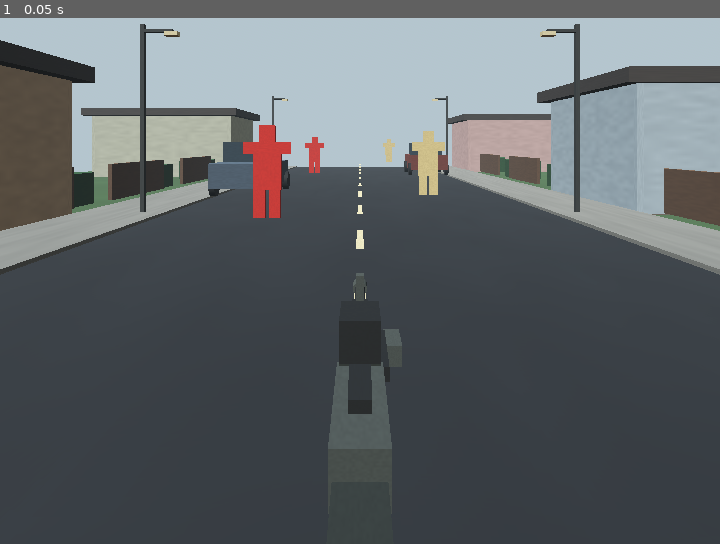
Above: before the commit, frame 1.
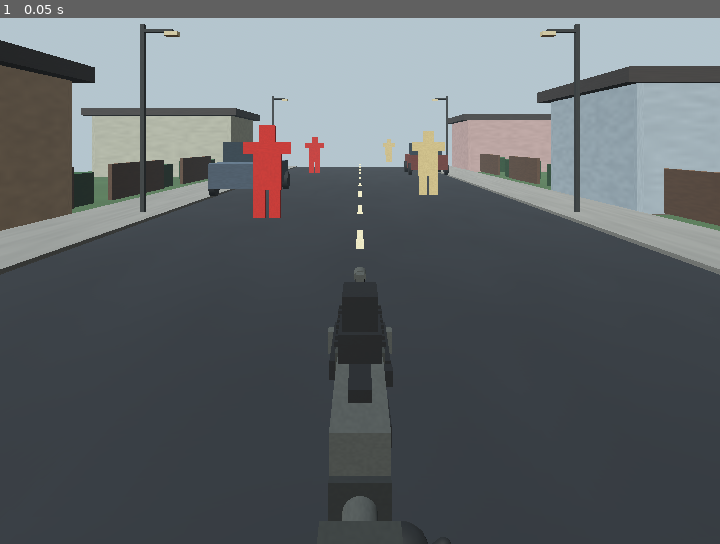
Above: after the commit, the same moment.

Repository: goldenroar1804-dev/Iron-veil
Game: Godot game, scene res://scenes/main.tscn
Two runs of this game, one before a commit and one after it. Both use one fixed random seed, a clock stepped at 60 frames per second and the inputs below.
Inputs:
- Up to frame 1 (0.05 s): no input

The runs differ from the first frame. In frame 1, 0.5% of the frame differs, in the area x 45-63%, y 47-100%.

Commit message:
Improve M4 carbine model, wrapped VR grip hand, and layered muzzle flash

Diff:
--- a/scripts/main.gd
+++ b/scripts/main.gd
@@ -81,32 +81,37 @@
 # ---------------------------------------------------------------------------
 
 func _build_hands() -> void:
-    # The support hand follows the left controller. The firing hand is modeled
-    # around the rifle grip so it remains visually wrapped around the weapon.
-    _make_gloved_hand(left_controller, Vector3(0.0, -0.035, -0.10), false)
-
-func _make_gloved_hand(parent: Node3D, hand_offset: Vector3, is_gripping: bool) -> void:
+    _make_support_hand(left_controller)
+
+func _make_support_hand(parent: Node3D) -> void:
     var hand := Node3D.new()
-    hand.name = "GlovedHand"
-    hand.position = hand_offset
+    hand.name = "SupportGlovedHand"
+    hand.position = Vector3(0.0, -0.035, -0.10)
     parent.add_child(hand)
-    var glove := Color(0.10, 0.12, 0.11)
-    var cuff := Color(0.20, 0.22, 0.19)
-    # Palm lies across the controller; fingers extend forward along local -Z.
-    _add_hand_piece(hand, "Palm", Vector3(0.105, 0.045, 0.13), Vector3(0, 0, 0), glove)
-    _add_hand_piece(hand, "WristCuff", Vector3(0.09, 0.06, 0.065), Vector3(0, 0, 0.085), cuff)
+    _build_gripping_glove(hand, false)
+
+func _build_gripping_glove(parent: Node3D, around_grip: bool) -> void:
+    var glove := Color(0.075, 0.085, 0.078)
+    var fabric := Color(0.16, 0.18, 0.15)
+    # Rounded palm and cuff; fingers are curved capsule segments, not blocks.
+    _add_hand_capsule(parent, "Palm", 0.052, 0.105, Vector3(0, 0, 0), glove)
+    _add_hand_capsule(parent, "Wrist", 0.044, 0.07, Vector3(0, 0, 0.09), fabric)
     for i in range(4):
-        var x := (float(i) - 1.5) * 0.026
-        var finger_length := 0.09 if i == 1 or i == 2 else 0.075
-        _add_hand_piece(hand, "Finger_%d" % i, Vector3(0.021, 0.025, finger_length), Vector3(x, -0.002, -0.095), glove)
-    var thumb := _add_hand_piece(hand, "Thumb", Vector3(0.028, 0.03, 0.085), Vector3(0.068, -0.005, -0.005), glove)
-    thumb.rotation_degrees.y = -38.0
-
-func _add_hand_piece(parent: Node3D, label: String, dimensions: Vector3, location: Vector3, tint: Color) -> MeshInstance3D:
+        var x := (float(i) - 1.5) * 0.024
+        _add_hand_capsule(parent, "FingerBase_%d" % i, 0.012, 0.060, Vector3(x, -0.018, -0.060), glove)
+        var tip := _add_hand_capsule(parent, "FingerCurl_%d" % i, 0.011, 0.050, Vector3(x * 0.72, -0.045, -0.090), glove)
+        tip.rotation_degrees.x = -48.0
+    var thumb := _add_hand_capsule(parent, "Thumb", 0.014, 0.080, Vector3(0.058, -0.012, -0.025), glove)
+    thumb.rotation_degrees = Vector3(0, 0, -55)
+    if around_grip:
+        parent.rotation_degrees = Vector3(-8, 0, 0)
+
+func _add_hand_capsule(parent: Node3D, label: String, radius: float, length: float, location: Vector3, tint: Color) -> MeshInstance3D:
     var part := MeshInstance3D.new()
     part.name = label
-    var mesh := BoxMesh.new()
-    mesh.size = dimensions
+    var mesh := CapsuleMesh.new()
+    mesh.radius = radius
+    mesh.height = length
     part.mesh = mesh
     part.position = location
     part.material_override = _material(tint)
@@ -115,8 +120,7 @@
 
 func _build_rifle() -> void:
     rifle = Node3D.new()
-    rifle.name = "Detailed_VR_Carbine"
-    # Local forward is -Z. This offset puts the stock near the right shoulder.
+    rifle.name = "M4A1_Carbine"
     rifle.position = Vector3(0.025, -0.11, -0.22)
     rifle.rotation_degrees = Vector3(-4.0, 0.0, 0.0)
     add_child(rifle)
@@ -125,62 +129,86 @@
     rifle.global_position = xr_camera.global_position + forward.normalized() * 0.85 + Vector3(0, -0.55, 0)
     rifle.global_rotation = xr_camera.global_rotation
 
-    var dark := Color(0.075, 0.085, 0.08)
-    var polymer := Color(0.13, 0.15, 0.13)
-    var metal := Color(0.22, 0.24, 0.22)
-    var glass := Color(0.035, 0.07, 0.055)
-
-    # Receiver, upper/lower split, handguard, barrel and muzzle.
-    _add_weapon_box(rifle, "UpperReceiver", Vector3(0.105, 0.105, 0.34), Vector3(0, 0, -0.17), metal)
-    _add_weapon_box(rifle, "LowerReceiver", Vector3(0.105, 0.105, 0.25), Vector3(0, -0.095, -0.15), polymer)
-    _add_weapon_box(rifle, "Handguard", Vector3(0.095, 0.105, 0.34), Vector3(0, 0.005, -0.49), polymer)
-    _add_weapon_cylinder(rifle, "Barrel", 0.018, 0.54, Vector3(0, 0.012, -0.83), dark)
-    _add_weapon_cylinder(rifle, "MuzzleDevice", 0.026, 0.075, Vector3(0, 0.012, -1.12), metal)
-    _add_weapon_box(rifle, "Stock", Vector3(0.085, 0.12, 0.30), Vector3(0, -0.015, 0.22), polymer)
-    _add_weapon_box(rifle, "ButtPad", Vector3(0.095, 0.14, 0.035), Vector3(0, -0.015, 0.37), dark)
-    _add_weapon_box(rifle, "PistolGrip", Vector3(0.065, 0.17, 0.085), Vector3(0, -0.19, -0.09), dark)
-    _add_weapon_box(rifle, "Magazine", Vector3(0.075, 0.24, 0.105), Vector3(0, -0.22, -0.20), dark)
-    _add_weapon_box(rifle, "MagazineBase", Vector3(0.082, 0.025, 0.11), Vector3(0, -0.35, -0.20), metal)
-
-    # Top rail, optic, backup sights and side accessory.
-    _add_weapon_box(rifle, "TopRail", Vector3(0.045, 0.025, 0.62), Vector3(0, 0.075, -0.40), dark)
-    _add_weapon_box(rifle, "OpticBody", Vector3(0.085, 0.085, 0.14), Vector3(0, 0.15, -0.27), dark)
-    _add_weapon_box(rifle, "OpticLens", Vector3(0.07, 0.065, 0.008), Vector3(0, 0.15, -0.345), glass)
-    _add_weapon_box(rifle, "FrontSight", Vector3(0.025, 0.075, 0.035), Vector3(0, 0.13, -0.68), metal)
-    _add_weapon_box(rifle, "SideRail", Vector3(0.025, 0.035, 0.25), Vector3(0.058, 0.0, -0.52), dark)
-    _add_weapon_box(rifle, "Flashlight", Vector3(0.045, 0.055, 0.13), Vector3(0.09, -0.015, -0.60), metal)
-    _add_weapon_box(rifle, "TriggerGuard", Vector3(0.075, 0.018, 0.09), Vector3(0, -0.16, -0.09), metal)
-
-    # The right glove is attached to the rifle grip; the left glove tracks its controller.
+    var black := Color(0.045, 0.052, 0.048)
+    var receiver := Color(0.105, 0.115, 0.105)
+    var polymer := Color(0.15, 0.16, 0.14)
+    var steel := Color(0.23, 0.24, 0.22)
+    var glass := Color(0.025, 0.075, 0.065)
+
+    # M4-style silhouette: adjustable stock, buffer tube, split receiver,
+    # curved magazine, quad-rail handguard, front sight and muzzle device.
+    _add_weapon_cylinder(rifle, "BufferTube", 0.027, 0.23, Vector3(0, 0.0, 0.19), steel)
+    _add_weapon_box(rifle, "AdjustableStock", Vector3(0.105, 0.14, 0.26), Vector3(0, -0.005, 0.31), polymer)
+    _add_weapon_box(rifle, "RubberButtPad", Vector3(0.11, 0.15, 0.025), Vector3(0, -0.005, 0.445), black)
+    _add_weapon_box(rifle, "LowerReceiver", Vector3(0.105, 0.13, 0.24), Vector3(0, -0.075, -0.13), receiver)
+    _add_weapon_box(rifle, "UpperReceiver", Vector3(0.105, 0.095, 0.34), Vector3(0, 0.015, -0.20), steel)
+    _add_weapon_box(rifle, "EjectionPort", Vector3(0.008, 0.042, 0.105), Vector3(0.056, -0.005, -0.19), black)
+    _add_weapon_box(rifle, "ForwardAssist", Vector3(0.025, 0.035, 0.035), Vector3(0.06, 0.035, -0.31), black)
+    _add_weapon_box(rifle, "QuadRailHandguard", Vector3(0.115, 0.12, 0.37), Vector3(0, 0.01, -0.53), polymer)
+    _add_weapon_cylinder(rifle, "OuterBarrel", 0.018, 0.58, Vector3(0, 0.01, -0.99), black)
+    _add_weapon_cylinder(rifle, "FrontBarrelCollar", 0.027, 0.045, Vector3(0, 0.01, -0.78), steel)
+    _add_weapon_cylinder(rifle, "A2BirdcageFlashHider", 0.026, 0.075, Vector3(0, 0.01, -1.30), steel)
+    _add_weapon_box(rifle, "TopPicatinnyRail", Vector3(0.045, 0.025, 0.76), Vector3(0, 0.08, -0.50), black)
+    _add_weapon_box(rifle, "CarryHandleOpticMount", Vector3(0.09, 0.06, 0.13), Vector3(0, 0.13, -0.28), black)
+    _add_weapon_box(rifle, "RedDotOptic", Vector3(0.075, 0.085, 0.12), Vector3(0, 0.19, -0.29), black)
+    _add_weapon_box(rifle, "OpticLens", Vector3(0.065, 0.062, 0.006), Vector3(0, 0.19, -0.354), glass)
+    _add_weapon_box(rifle, "FrontSightPost", Vector3(0.022, 0.075, 0.025), Vector3(0, 0.13, -0.69), steel)
+    _add_weapon_box(rifle, "FrontSightWings", Vector3(0.10, 0.018, 0.025), Vector3(0, 0.12, -0.69), steel)
+    _add_weapon_box(rifle, "PistolGrip", Vector3(0.065, 0.18, 0.09), Vector3(0, -0.19, -0.09), black)
+    _add_weapon_box(rifle, "TriggerGuard", Vector3(0.075, 0.018, 0.095), Vector3(0, -0.155, -0.11), steel)
+    _add_weapon_box(rifle, "Trigger", Vector3(0.012, 0.045, 0.018), Vector3(0, -0.15, -0.12), steel)
+    _add_weapon_box(rifle, "MagazineWell", Vector3(0.09, 0.07, 0.11), Vector3(0, -0.15, -0.19), black)
+    _add_weapon_box(rifle, "STANAGMagazine", Vector3(0.075, 0.25, 0.105), Vector3(0, -0.29, -0.20), black)
+    _add_weapon_box(rifle, "MagazineFloorplate", Vector3(0.08, 0.025, 0.11), Vector3(0, -0.425, -0.20), steel)
+    # Rail slots and fasteners add detail without high-cost geometry.
+    for i in range(8):
+        var z := -0.39 - float(i) * 0.039
+        _add_weapon_box(rifle, "RailSlot_%d" % i, Vector3(0.122, 0.012, 0.012), Vector3(0, 0.075, z), black)
+    for side in [-1.0, 1.0]:
+        _add_weapon_box(rifle, "SideRail_%s" % side, Vector3(0.018, 0.045, 0.27), Vector3(side * 0.064, 0.01, -0.53), black)
+        _add_weapon_box(rifle, "HandStop_%s" % side, Vector3(0.035, 0.06, 0.045), Vector3(side * 0.073, -0.01, -0.64), steel)
+
+    # Right hand sits around the pistol grip: palm behind it, fingers curl across it.
     var right_hand := Node3D.new()
-    right_hand.name = "RightGripHand"
-    right_hand.position = Vector3(0.0, -0.19, -0.055)
+    right_hand.name = "RightHand_WrappedAroundPistolGrip"
+    right_hand.position = Vector3(0.075, -0.19, -0.085)
+    right_hand.rotation_degrees = Vector3(0, 0, -10)
     rifle.add_child(right_hand)
-    _make_gloved_hand(right_hand, Vector3.ZERO, true)
-    # The tracked left glove is the support hand; no duplicate static hand is drawn.
-
-    muzzle_flash = MeshInstance3D.new()
-    muzzle_flash.name = "MuzzleFlash_PNG_Sprite"
-    var flash_mesh := QuadMesh.new()
-    flash_mesh.size = Vector2(0.34, 0.16)
-    muzzle_flash.mesh = flash_mesh
-    muzzle_flash.position = Vector3(0, 0.012, -1.24)
-    var flash_material := StandardMaterial3D.new()
-    flash_material.shading_mode = BaseMaterial3D.SHADING_MODE_UNSHADED
-    flash_material.transparency = BaseMaterial3D.TRANSPARENCY_ALPHA
-    flash_material.billboard_mode = BaseMaterial3D.BILLBOARD_ENABLED
-    flash_material.albedo_texture = _create_muzzle_flash_png()
-    flash_material.emission_enabled = true
-    flash_material.emission = Color(1.0, 0.48, 0.08)
-    flash_material.emission_energy_multiplier = 2.0
-    muzzle_flash.material_override = flash_material
-    muzzle_flash.visible = false
-    rifle.add_child(muzzle_flash)
+    _build_gripping_glove(right_hand, true)
+
+    # Three offset, crossed transparent flame cards create a broad layered burst
+    # directly at the muzzle rather than a thin line.
+    var flash_textures: Array[Texture2D] = [
+        _create_muzzle_flash_png(Color(1.0, 0.58, 0.10), 1.0),
+        _create_muzzle_flash_png(Color(1.0, 0.24, 0.025), 0.78),
+        _create_muzzle_flash_png(Color(1.0, 0.88, 0.48), 0.48)
+    ]
+    for i in range(3):
+        var card := MeshInstance3D.new()
+        card.name = "MuzzleFlash_Layer_%d" % i
+        var quad := QuadMesh.new()
+        quad.size = Vector2(0.34 + float(i) * 0.15, 0.20 + float(i) * 0.07)
+        card.mesh = quad
+        card.position = Vector3(0, 0.01, -1.36 - float(i) * 0.012)
+        card.rotation_degrees.y = float(i) * 27.0
+        var mat := StandardMaterial3D.new()
+        mat.shading_mode = BaseMaterial3D.SHADING_MODE_UNSHADED
+        mat.transparency = BaseMaterial3D.TRANSPARENCY_ALPHA
+        mat.billboard_mode = BaseMaterial3D.BILLBOARD_ENABLED
+        mat.albedo_texture = flash_textures[i]
+        mat.emission_enabled = true
+        mat.emission = Color(1.0, 0.42, 0.08)
+        mat.emission_energy_multiplier = 2.5
+        card.material_override = mat
+        card.visible = false
+        rifle.add_child(card)
+        if i == 0:
+            muzzle_flash = card
     muzzle_light = OmniLight3D.new()
-    muzzle_light.light_color = Color(1.0, 0.55, 0.18)
+    muzzle_light.light_color = Color(1.0, 0.48, 0.12)
     muzzle_light.light_energy = 0.0
-    muzzle_light.omni_range = 4.0
-    muzzle_light.position = muzzle_flash.position
+    muzzle_light.omni_range = 4.5
+    muzzle_light.position = Vector3(0, 0.01, -1.38)
     rifle.add_child(muzzle_light)
 
 func _add_weapon_box(parent: Node3D, label: String, dimensions: Vector3, location: Vector3, tint: Color) -> void:
@@ -200,6 +228,7 @@
     mesh.top_radius = radius
     mesh.bottom_radius = radius
     mesh.height = length
+    mesh.radial_segments = 16
     part.mesh = mesh
     part.position = location
     part.rotation_degrees.x = 90.0
@@ -208,17 +237,16 @@
 
 func _update_weapon_grab() -> void:
     var right_grip := right_controller.is_button_pressed("grip")
-    var any_grip := right_grip
-    if not rifle_held and any_grip and right_controller.global_position.distance_to(rifle.global_position) < 1.0:
-        rifle.reparent(right_controller, true)
+    if not rifle_held and right_grip:
+        rifle.reparent(right_controller, false)
         rifle.position = Vector3(0.025, -0.11, -0.22)
         rifle.rotation_degrees = Vector3(-4.0, 0.0, 0.0)
         rifle_held = true
-        print("IRON VEIL: rifle picked up")
+        print("IRON VEIL: M4 grip acquired")
     elif rifle_held and grip_was_pressed and not right_grip:
         rifle.reparent(self, true)
         rifle_held = false
-        print("IRON VEIL: rifle dropped")
+        print("IRON VEIL: M4 released")
     grip_was_pressed = right_grip
 
 func _update_firing() -> void:
@@ -231,16 +259,20 @@
 func _fire_rifle() -> void:
     if rifle == null or not rifle_held:
         return
-    muzzle_flash.visible = true
-    muzzle_light.light_energy = 3.5
-    get_tree().create_timer(0.06).timeout.connect(func():
-        if is_instance_valid(muzzle_flash):
-            muzzle_flash.visible = false
+    for child in rifle.get_children():
+        if child.name.begins_with("MuzzleFlash_Layer_"):
+            child.visible = true
+    muzzle_light.light_energy = 4.0
+    get_tree().create_timer(0.075).timeout.connect(func():
+        if is_instance_valid(rifle):
+            for child in rifle.get_children():
+                if child.name.begins_with("MuzzleFlash_Layer_"):
+                    child.visible = false
             muzzle_light.light_energy = 0.0
     )
     gun_audio.global_position = rifle.global_position
     gun_audio.play()
-    var muzzle := rifle.global_position + (-rifle.global_transform.basis.z * 1.18)
+    var muzzle := rifle.global_position + (-rifle.global_transform.basis.z * 1.40)
     var direction := -rifle.global_transform.basis.z.normalized()
     var query := PhysicsRayQueryParameters3D.create(muzzle, muzzle + direction * shot_range)
     query.collide_with_areas = true
@@ -249,22 +281,21 @@
         _spawn_bullet_impact(hit.position, hit.normal)
         print("IRON VEIL: hit ", hit.collider.name)
 
-func _create_muzzle_flash_png() -> Texture2D:
-    # Generate a transparent flame-shaped PNG locally so the effect is a sprite,
-    # not a glowing sphere. It is written into the app's user data folder.
-    var image := Image.create(128, 64, false, Image.FORMAT_RGBA8)
-    for y in range(64):
+func _create_muzzle_flash_png(tint: Color, brightness: float) -> Texture2D:
+    var image := Image.create(128, 96, false, Image.FORMAT_RGBA8)
+    for y in range(96):
         for x in range(128):
             var nx := float(x) / 127.0
-            var ny := absf((float(y) - 31.5) / 31.5)
-            var core_width := 0.10 + 0.70 * pow(1.0 - nx, 0.62)
-            var edge := ny / core_width
-            var alpha := clampf((1.0 - edge) * 1.7, 0.0, 1.0) * clampf((1.0 - nx) * 1.6, 0.0, 1.0)
-            var color := Color(1.0, 0.26 + 0.55 * (1.0 - nx), 0.035, alpha)
-            if edge < 0.35:
-                color = Color(1.0, 0.92, 0.55, alpha)
+            var ny := absf((float(y) - 47.5) / 47.5)
+            var flicker := 0.72 + 0.28 * sin(float(x) * 0.31 + float(y) * 0.17)
+            var envelope := pow(maxf(0.0, 1.0 - nx), 0.58)
+            var width := 0.10 + 0.86 * envelope
+            var edge := ny / width
+            var alpha := clampf((1.0 - edge) * 1.65, 0.0, 1.0) * clampf((1.0 - nx) * 1.55, 0.0, 1.0) * flicker * brightness
+            var color := Color(tint.r, tint.g * (0.72 + 0.28 * (1.0 - nx)), tint.b, alpha)
+            if edge < 0.25:
+                color = Color(1.0, 0.92, 0.64, alpha)
             image.set_pixel(x, y, color)
-    image.save_png("user://iron_veil_muzzle_flash.png")
     return ImageTexture.create_from_image(image)
 
 func _build_audio() -> void:
